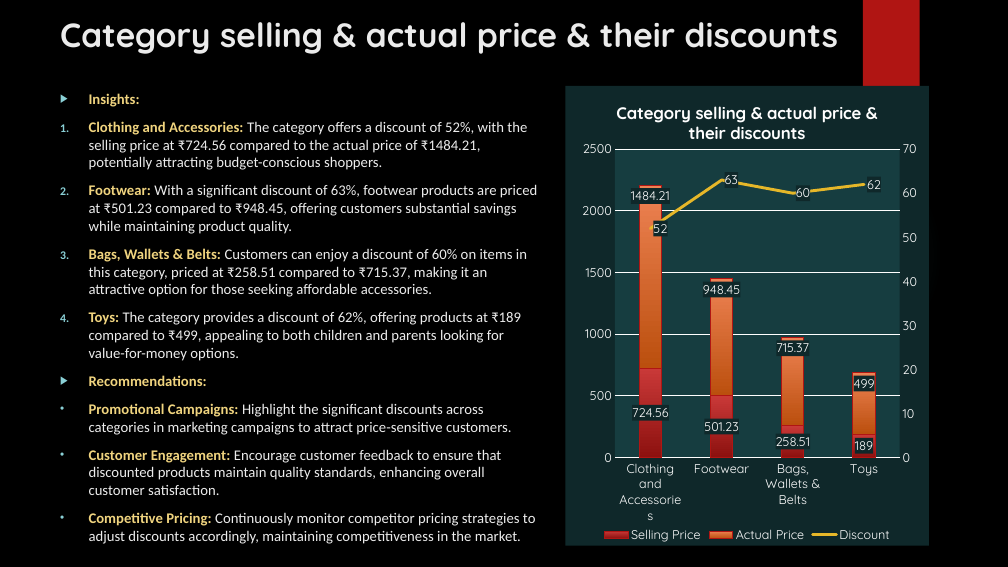
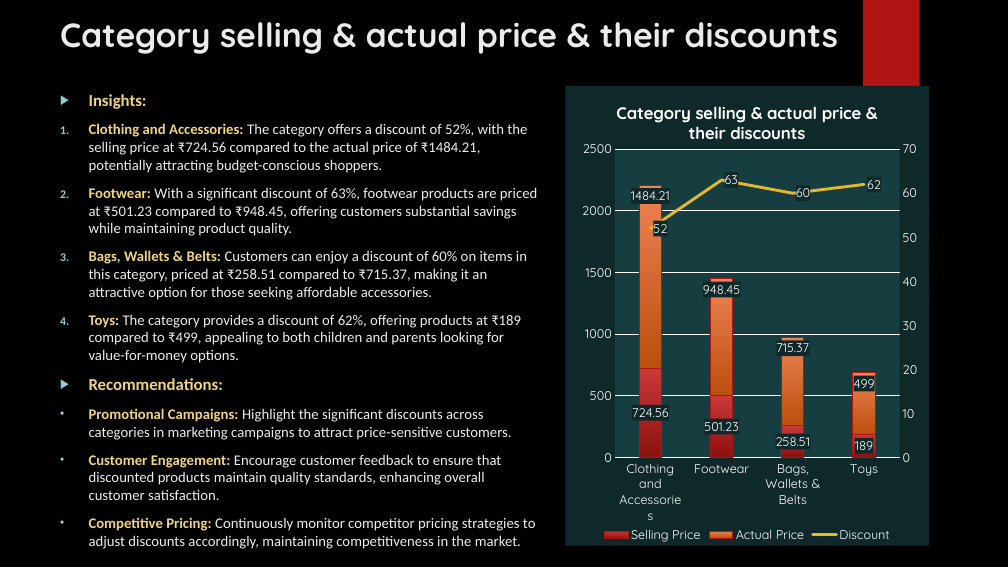
Before and after one commit to SG9822/E-Commerce-Analysis, a slide deck: slide 8 of E-COMMERCE ANALYSIS.pptx (slide 6 before the commit). Drawn at 1008x567 pixels with LibreOffice and Linux fonts; fonts in the diff are those of the drawing; background and template pictures are left out. Boxes give left, top, right and bottom in pixels: in the first picture for what was removed or moved away, otherwise in the second. Text is boxed around its words. In the diff, an @@ line names an element or a change of style, - is before the commit and + after.

```diff
--- a/E-COMMERCE ANALYSIS.pptx
+++ b/E-COMMERCE ANALYSIS.pptx
@@ text at box(89, 94, 223, 390): size 14 to 16 pt in "Insights:", "Recommendations:" @@
```
Also in this commit, not shown: 5 other slides changed, 2 slides added.
